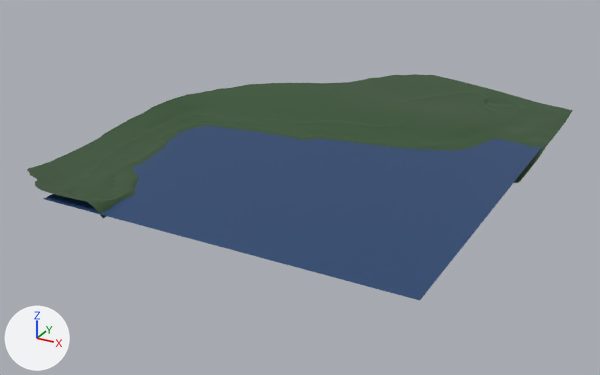
What one commit did to the COLLADA model CustomRobots/f1/models/monaco/meshes/monaco.dae.
One viewpoint serves both versions: a camera (50 mm lens) standing at (1162.0, -2234.0, 931.0) and looking at (-15.0, -94.0, -139.0). Lighting does not change. The marker at lower left points along +X, +Y and +Z. The first picture is the older version.

The first picture shows 'agua', 'tierra'.
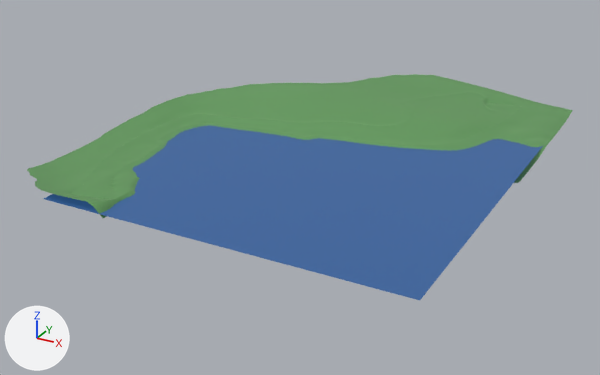
Pixel boxes [x1, y1, x2, y2] of what changed, in the pictures (600 x 375 px):
'agua', recoloured, surface changed (lighter)
    both: [44, 125, 543, 300]
'tierra', recoloured (dark green to green)
    both: [27, 74, 573, 218]

What the commit changed:
In material 'Material.001' (mat_material_001), emission_color is now set to (0.0165, 0.0582, 0.163), dark blue #234470.
In material 'Material.001' (mat_material_001), emission_strength is now set to 1.0.
Material 'Material.002' (mat_material_002) changes colour from dark green #31502d to green #62995b; in linear values from (0.0306, 0.08, 0.0263) to (0.121, 0.32, 0.104).
